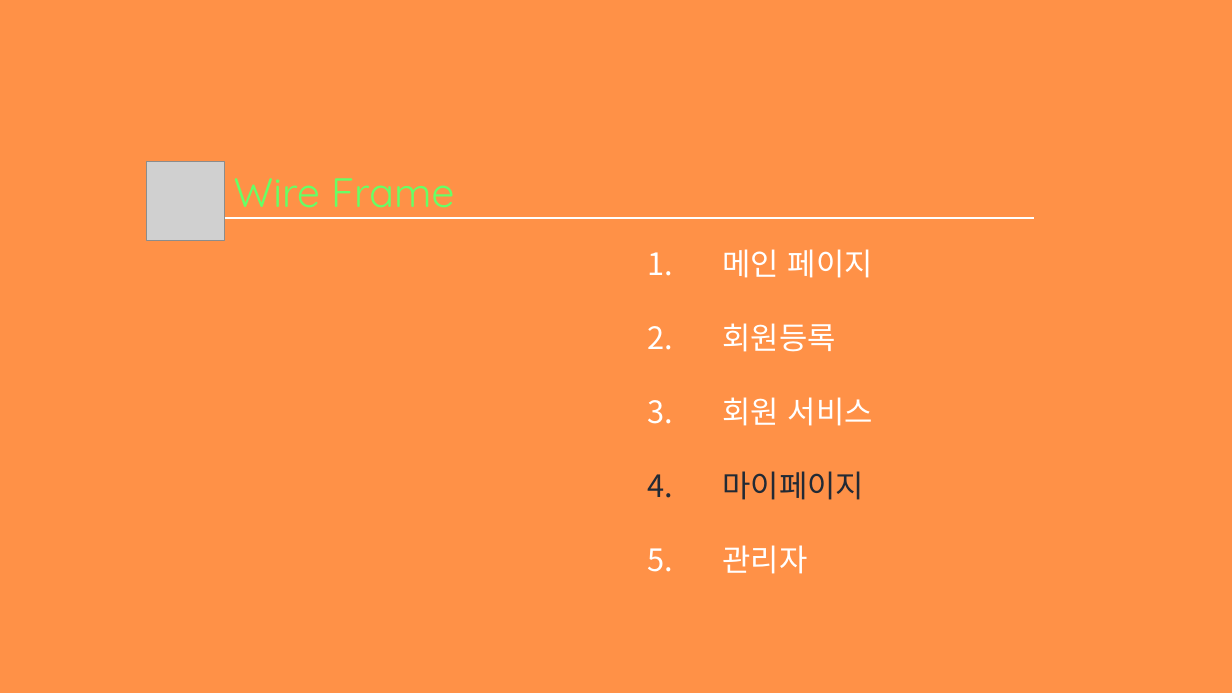
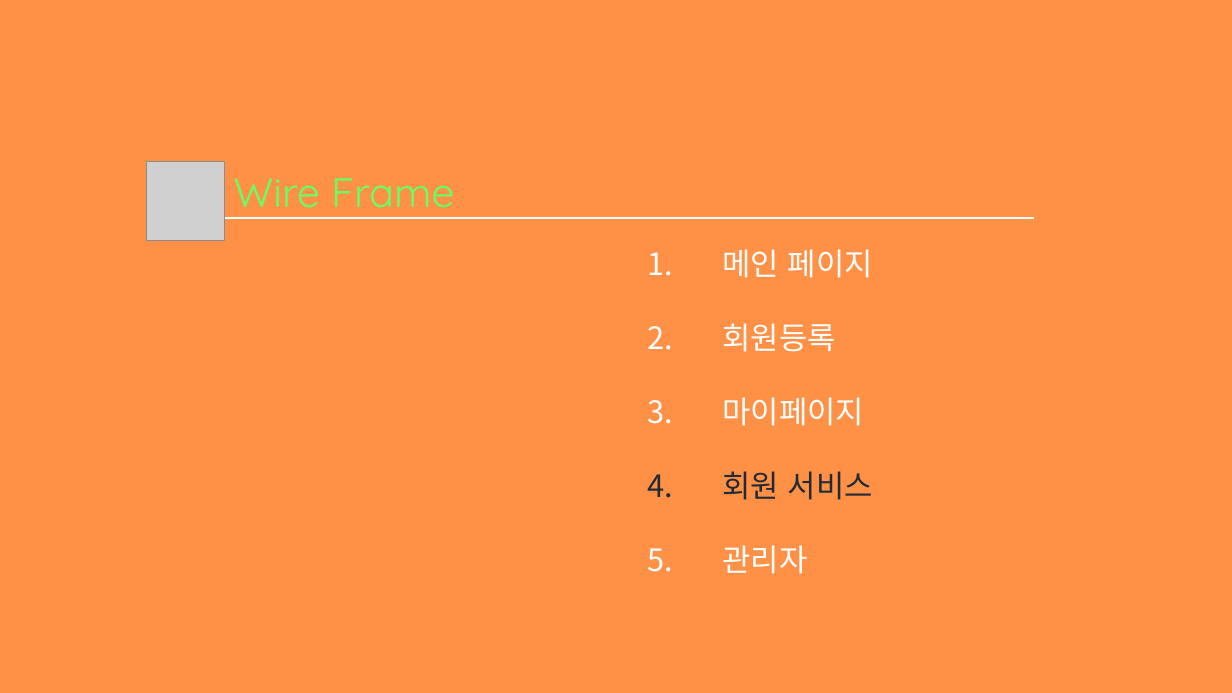
Before and after one commit to hhsw07/ezen-academy-projects, a slide deck: slide 39 of WebContent/발표자료/2차/3조 하비팩토리.pptx (slide 43 before the commit). Drawn at 1232x693 pixels with LibreOffice and Linux fonts; fonts in the diff are those of the drawing; grey boxes stand for pictures. Boxes give left, top, right and bottom in pixels: in the first picture for what was removed or moved away, otherwise in the second. Text is boxed around its words. In the diff, an @@ line names an element or a change of style, - is before the commit and + after.

```diff
--- a/WebContent/발표자료/2차/3조 하비팩토리.pptx
+++ b/WebContent/발표자료/2차/3조 하비팩토리.pptx
@@ text at (723, 397, 865, 426): paragraph added @@
+3. 마이페이지
@@ text at (723, 471, 865, 500): paragraph removed @@
-4. 마이페이지
@@ text at (723, 471, 873, 500): text colour #FFFFFF to #222A35 in "회원 서비스" @@
```
Also in this commit, not shown: 4 other slides changed, 55 slides added.
